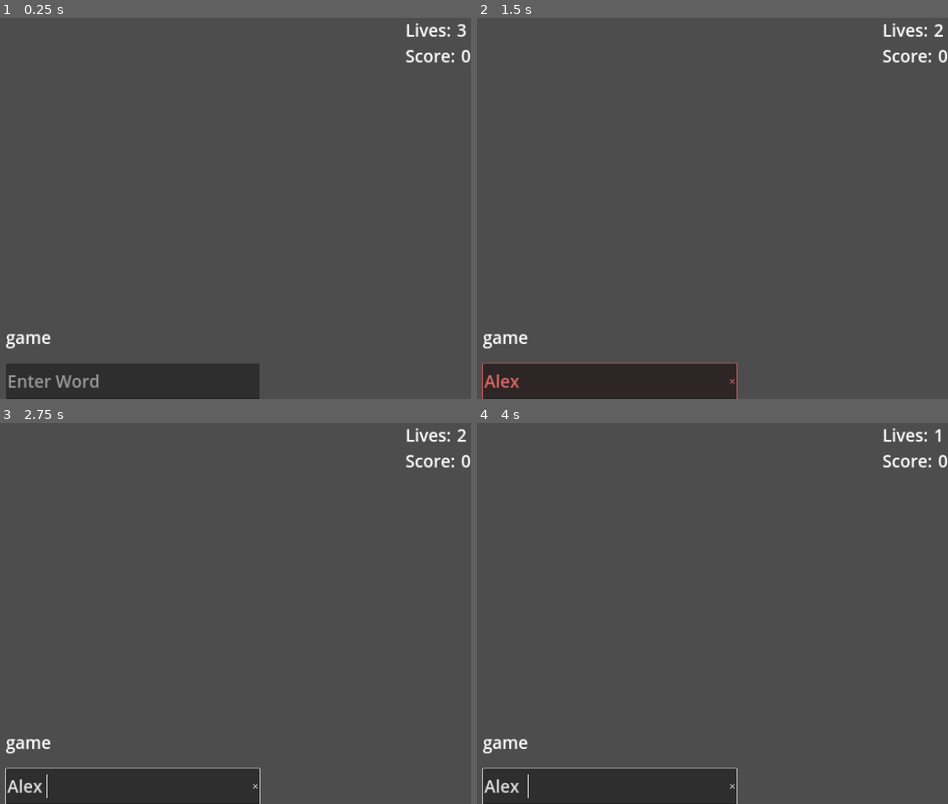
Above: before the commit, frames 1-4 (two rows, left to right).
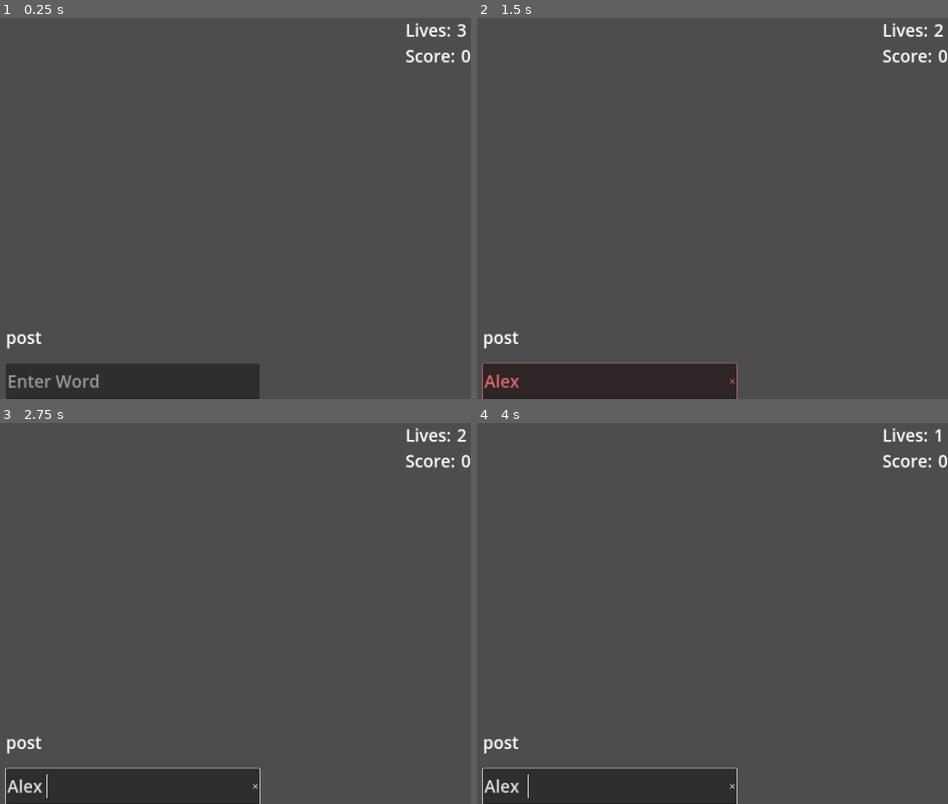
Above: after the commit, the same moments.

Repository: AndyDrewE/ChainLinkFencePost
Game: Godot game, scene res://Scenes/main.tscn
Two runs of this game, one before a commit and one after it. Both use one fixed random seed, a clock stepped at 60 frames per second and the inputs below.
Inputs (mouse positions are in pixels of both pictures, inside the frame that each line leads up to):
- Up to frame 1 (0.25 s): no input
- Up to frame 2 (1.5 s): click (608, 379) at 0.52 s; type "Alex" at 0.6 s; tap Enter at 1.25 s
- Up to frame 3 (2.75 s): tap Space at 2 s
- Up to frame 4 (4 s): tap Enter at 2.75 s; tap Space at 3.5 s

The runs differ from the first frame. In frame 1, 0.2% of the frame differs, in the area x 1-11%, y 82-87%; in frame 2, 0.2%; in frame 3, 0.2%; in frame 4, 0.2%.

Commit message:
added more words, added todo list

Diff:
--- a/Scripts/GameController.gd
+++ b/Scripts/GameController.gd
@@ -1,7 +1,8 @@
 ## Game Controller.gd
 extends Node
 
-var word_pairs = ["chain link", "chain mail", "fence post", "link fence", "mail room", "bed room", "guest bed", "bath room", "bath mat", "post office", "office space", "office building", "building manager", "general manager", "bottled water", "water slide", "slide show", "show girl", "girl scout", "scout leader", "leader board", "board game", "game over", "game on", "over easy", "easy bake", "easy living", "bake off", "bake well", "well done", "done for", "off side", "in side", "water softener"]
+### TODO: Add more words, make a file for all of the word pairs
+var word_pairs = ["chain link", "chain mail", "fence post", "link fence", "mail room", "bed room", "guest bed", "bath room", "bath mat", "post office", "office space", "office building", "building manager", "general manager", "water slide", "water bottle", "bottle cap", "cap stone", "slide show", "show girl", "girl scout", "scout leader", "leader board", "board game", "game over", "game on", "over easy", "easy bake", "easy living", "bake off", "bake well", "well done", "done for", "off side", "in side", "water softener"]
 var word_pairs_dict = {}
 
 var player_lives = 3
--- a/Scripts/UIController.gd
+++ b/Scripts/UIController.gd
@@ -1,4 +1,6 @@
 extends Control
+
+###TODO: Main Menu, Pause Menu, Buttons
 
 #Player Input Variables
 @onready var player_input_textbox = $PlayerInput
